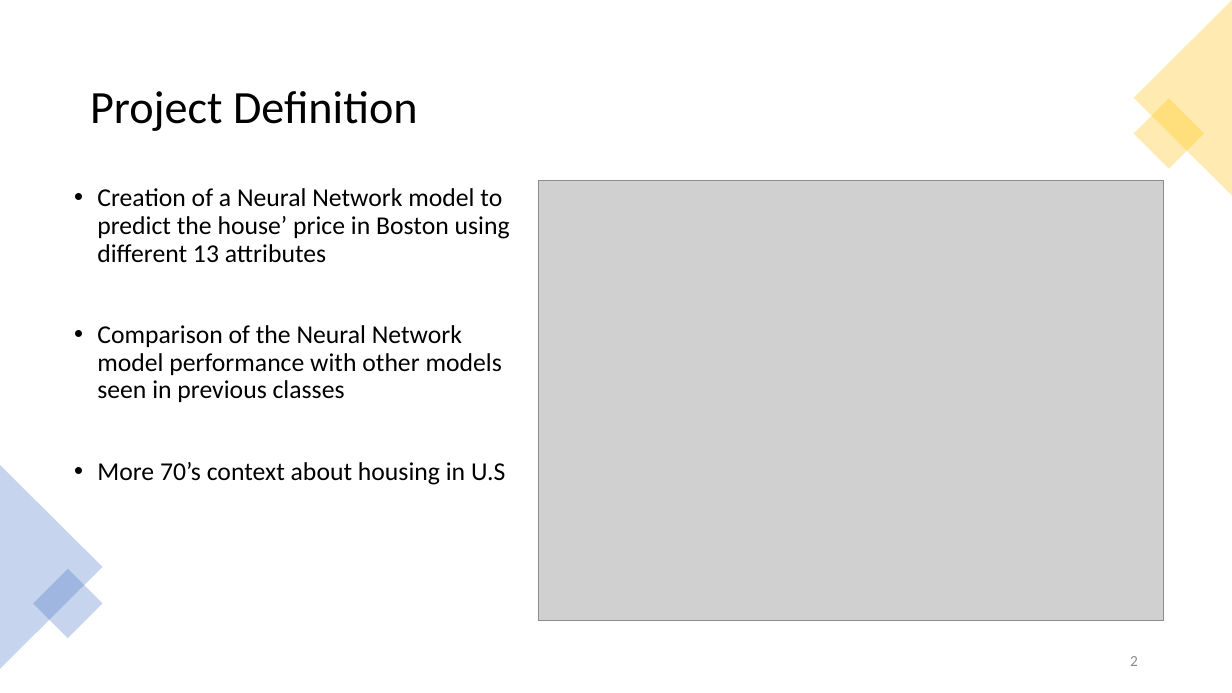
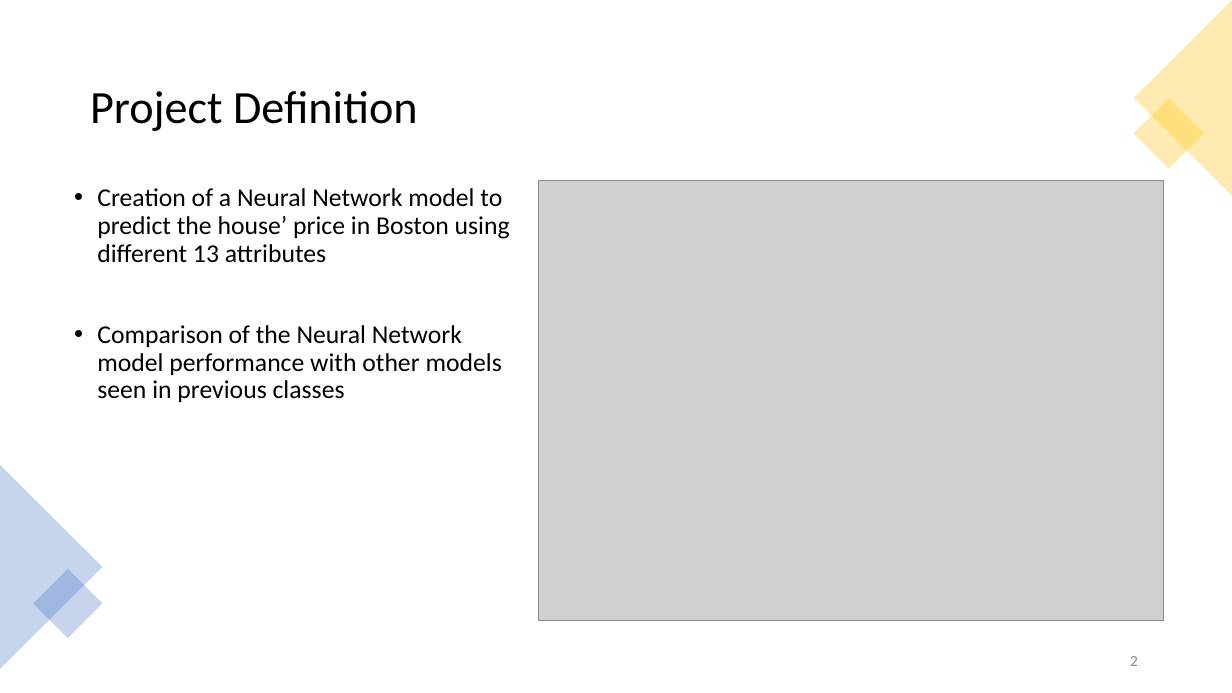
Before and after one commit to Jajc09/data-science, a slide deck: slide 2 of deep-learning/rental-airbnb/boston_ppt.pptx. Drawn at 1232x693 pixels with LibreOffice and Linux fonts; fonts in the diff are those of the drawing; grey boxes stand for pictures. Boxes give left, top, right and bottom in pixels: in the first picture for what was removed or moved away, otherwise in the second. Text is boxed around its words. In the diff, an @@ line names an element or a change of style, - is before the commit and + after.

Commit message:
Added new slides

```diff
--- a/deep-learning/rental-airbnb/boston_ppt.pptx
+++ b/deep-learning/rental-airbnb/boston_ppt.pptx
@@ text at <box>97,462,505,485</box>: paragraph removed @@
-• More 70’s context about housing in U.S
```
Also in this commit, not shown: 1 other slide changed, 1 slide added, 2 other files.
